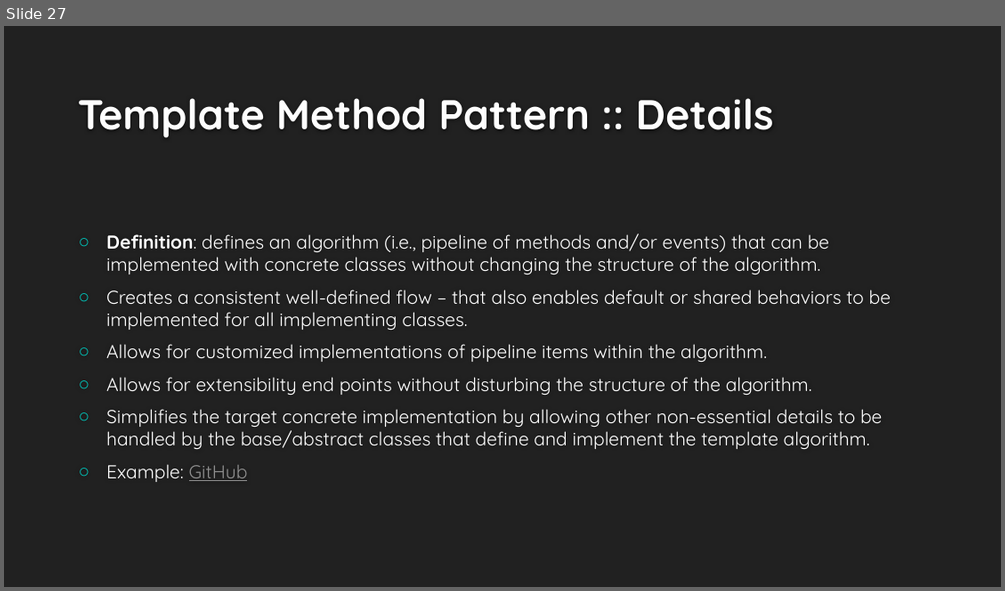
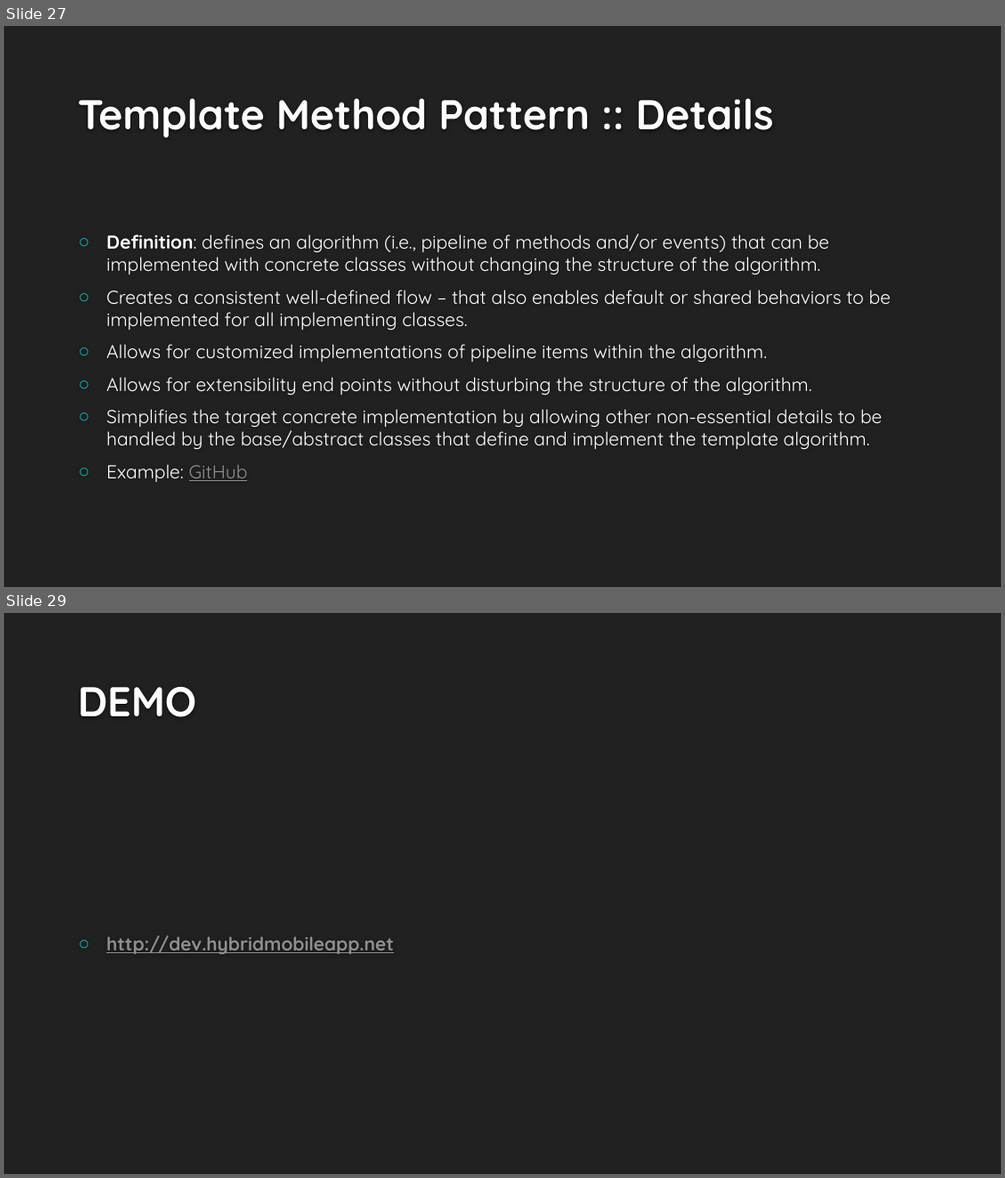
Before and after one commit to buildmotion/better-business-logic-with-typescript, a slide deck: Presentation/Better Business Logic with Typescript.pptx. Shown one above the other, each under a label of ours: slide 27 before the commit, slides 27 and 29 after it; the slides between them are not shown. The pictures are 1005x591 and 1005x1178 pixels, drawn with LibreOffice and Linux fonts; fonts in the diff are those of the drawing; background and template pictures are left out. Boxes give left, top, right and bottom in pixels: in the first picture for what was removed or moved away, otherwise in the second. Text is boxed around its words. In the diff, an @@ line names an element or a change of style, - is before the commit and + after.

```diff
--- a/Presentation/Better Business Logic with Typescript.pptx
+++ b/Presentation/Better Business Logic with Typescript.pptx
@@ slide 29 added at [4, 613, 1001, 1174], background #212121 @@
@@ title added at [78, 687, 197, 717], 40 pt, text #FEFEFE, bold @@
+DEMO
@@ text added at [106, 935, 394, 954], 18 pt, text #8F8F8F, bold, underline @@
+○ http://dev.hybridmobileapp.net
```
Also in this commit, not shown: 2 other slides added, 1 other file.
